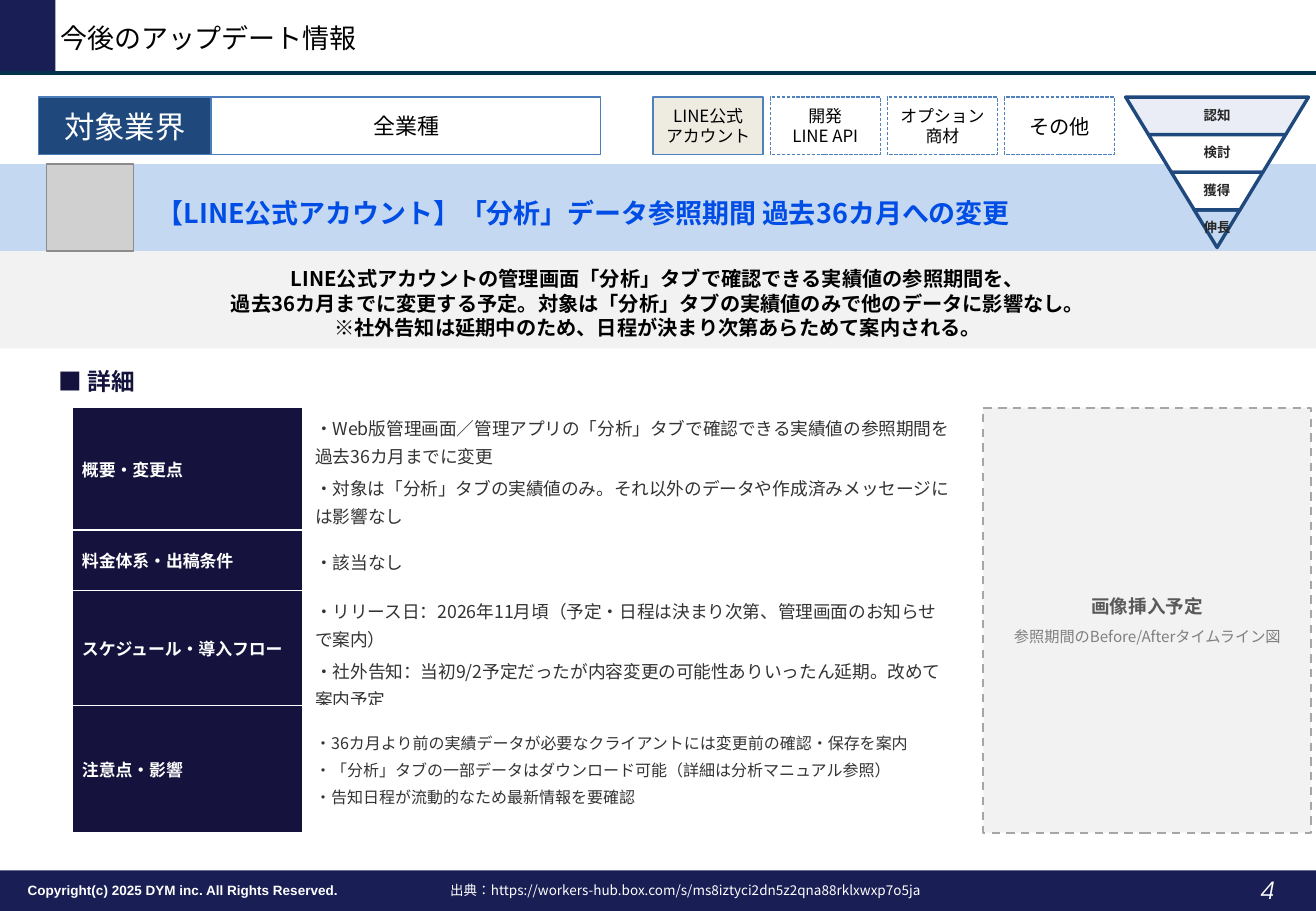
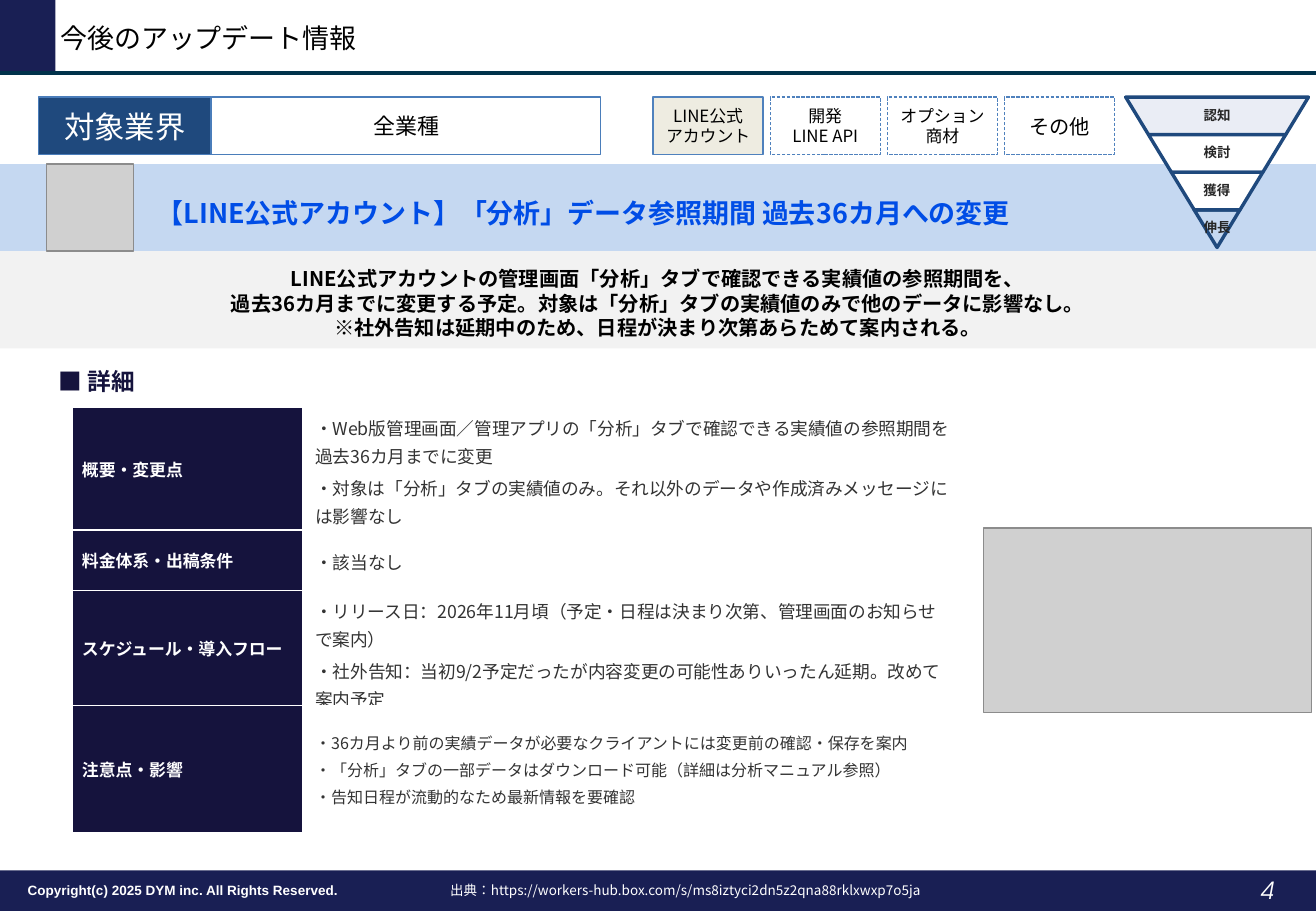
Before and after one commit to tonomura-r-dev/folder, a slide deck: slide 4 of LINEOA媒体最新情報_2026年9月トレンドレポート.pptx. Drawn at 1316x911 pixels with LibreOffice and Linux fonts; fonts in the diff are those of the drawing; grey boxes stand for pictures; background and template pictures are left out. Boxes give left, top, right and bottom in pixels: in the first picture for what was removed or moved away, otherwise in the second. Text is boxed around its words. In the diff, an @@ line names an element or a change of style, - is before the commit and + after.

```diff
--- a/LINEOA媒体最新情報_2026年9月トレンドレポート.pptx
+++ b/LINEOA媒体最新情報_2026年9月トレンドレポート.pptx
@@ rectangle removed at <box>984,408,1312,834</box> @@
-画像挿入予定
-参照期間のBefore/Afterタイムライン図
@@ picture added at <box>984,529,1312,713</box> @@
```
Also in this commit, not shown: 5 other slides changed, 8 other files.
